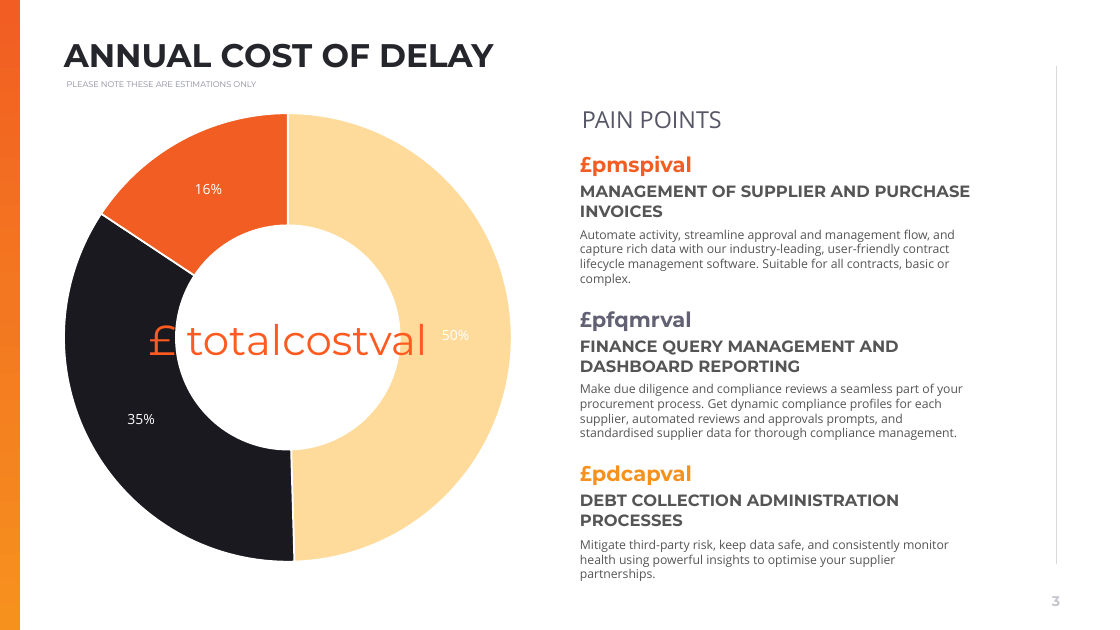
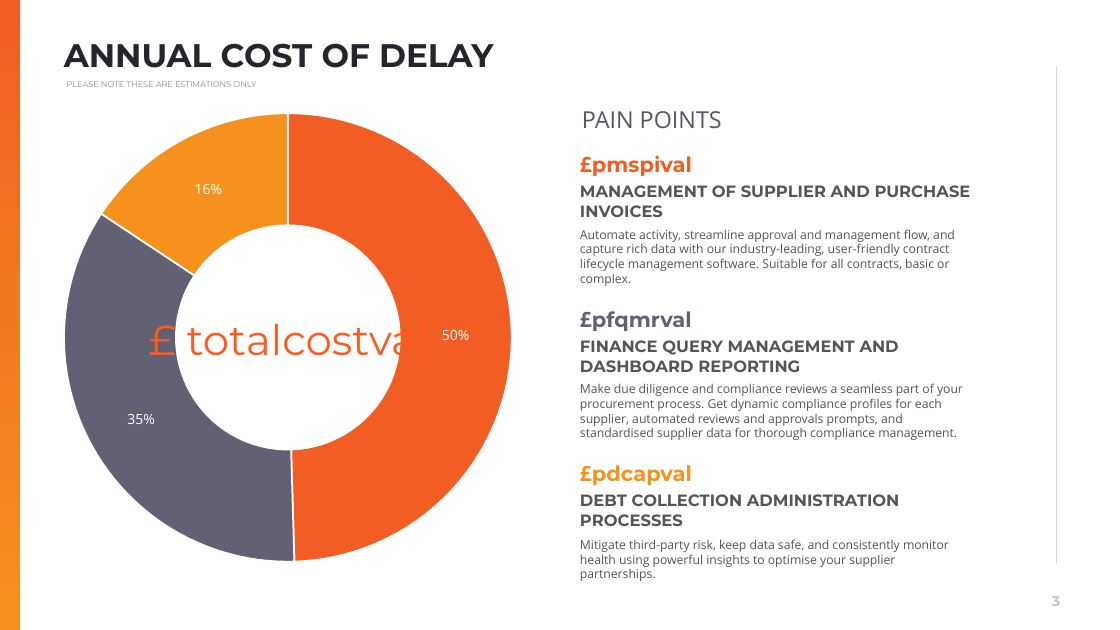
Before and after one commit to muratozdemirpiblo/ppt-api, a slide deck: slide 3 of client.pptx. Drawn at 1120x630 pixels with LibreOffice and Linux fonts; fonts in the diff are those of the drawing; background and template pictures are left out. Boxes give left, top, right and bottom in pixels: in the first picture for what was removed or moved away, otherwise in the second. Text is boxed around its words. In the diff, an @@ line names an element or a change of style, - is before the commit and + after.

```diff
--- a/client.pptx
+++ b/client.pptx
@@ doughnut chart at (x1=52, y1=82, x2=513, y2=591) @@
@@ colours of single points changed @@
```
Also in this commit, not shown: 1 other file.
